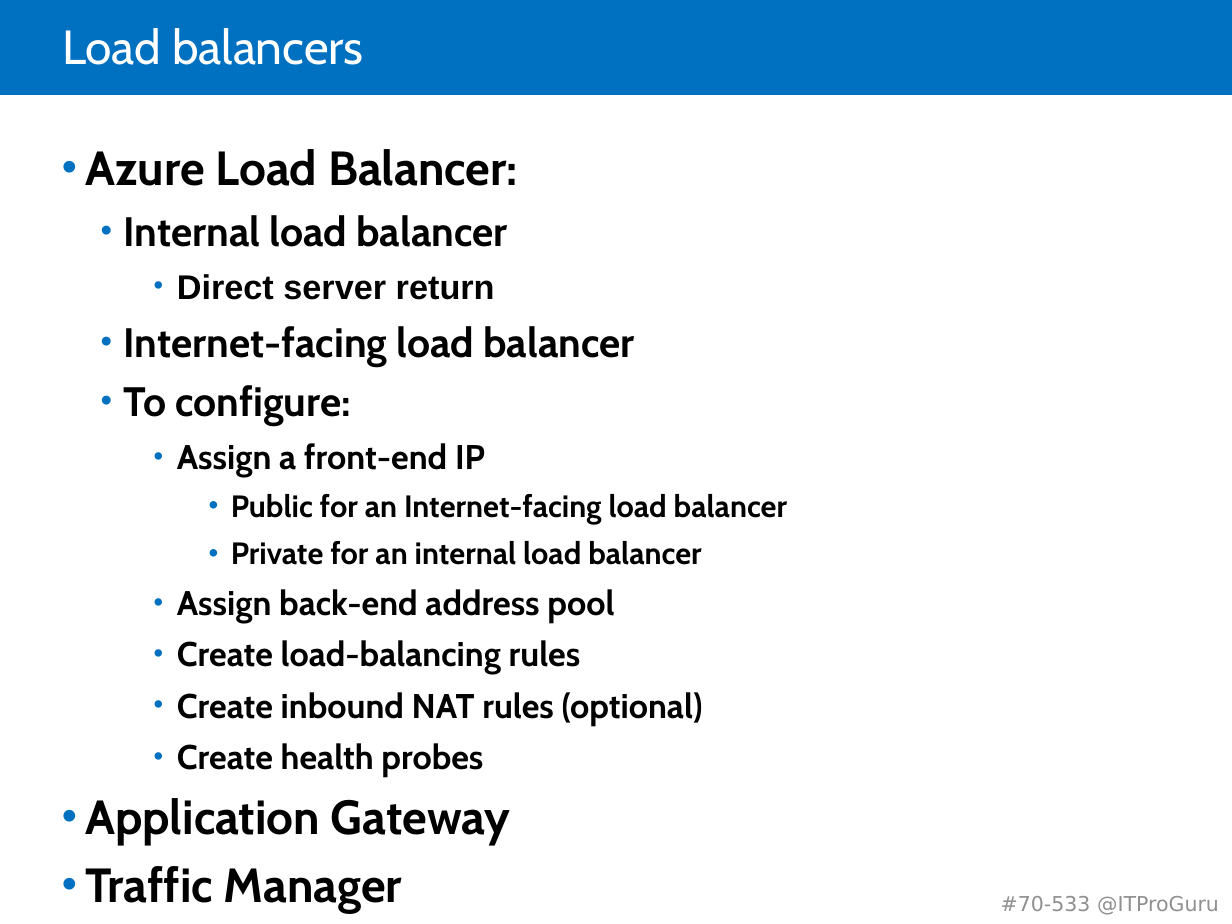
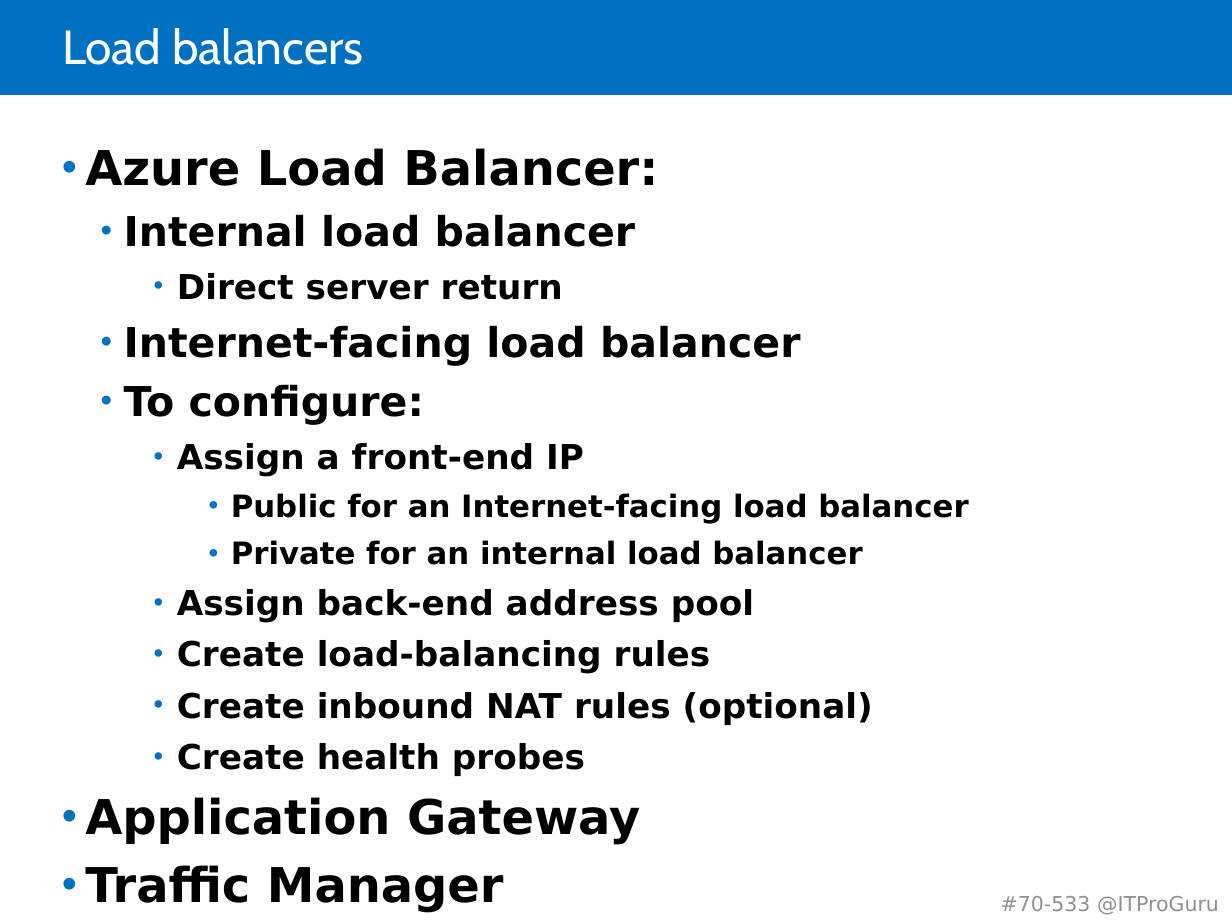
Before and after one commit to guruskill/70-533, a slide deck: slide 6 of 70-533-04-Network.pptx. Drawn at 1232x924 pixels with LibreOffice and Linux fonts; fonts in the diff are those of the drawing. Boxes give left, top, right and bottom in pixels: in the first picture for what was removed or moved away, otherwise in the second. Text is boxed around its words. In the diff, an @@ line names an element or a change of style, - is before the commit and + after.

```diff
--- a/70-533-04-Network.pptx
+++ b/70-533-04-Network.pptx
@@ text "Azure Load Balancer:" at (85,148,968,845): font Cabin to DejaVu Sans; font Arial to DejaVu Sans in "Direct server return" @@
```
Also in this commit, not shown: 3 other slides changed, 7 slides added, 7 slides removed.
